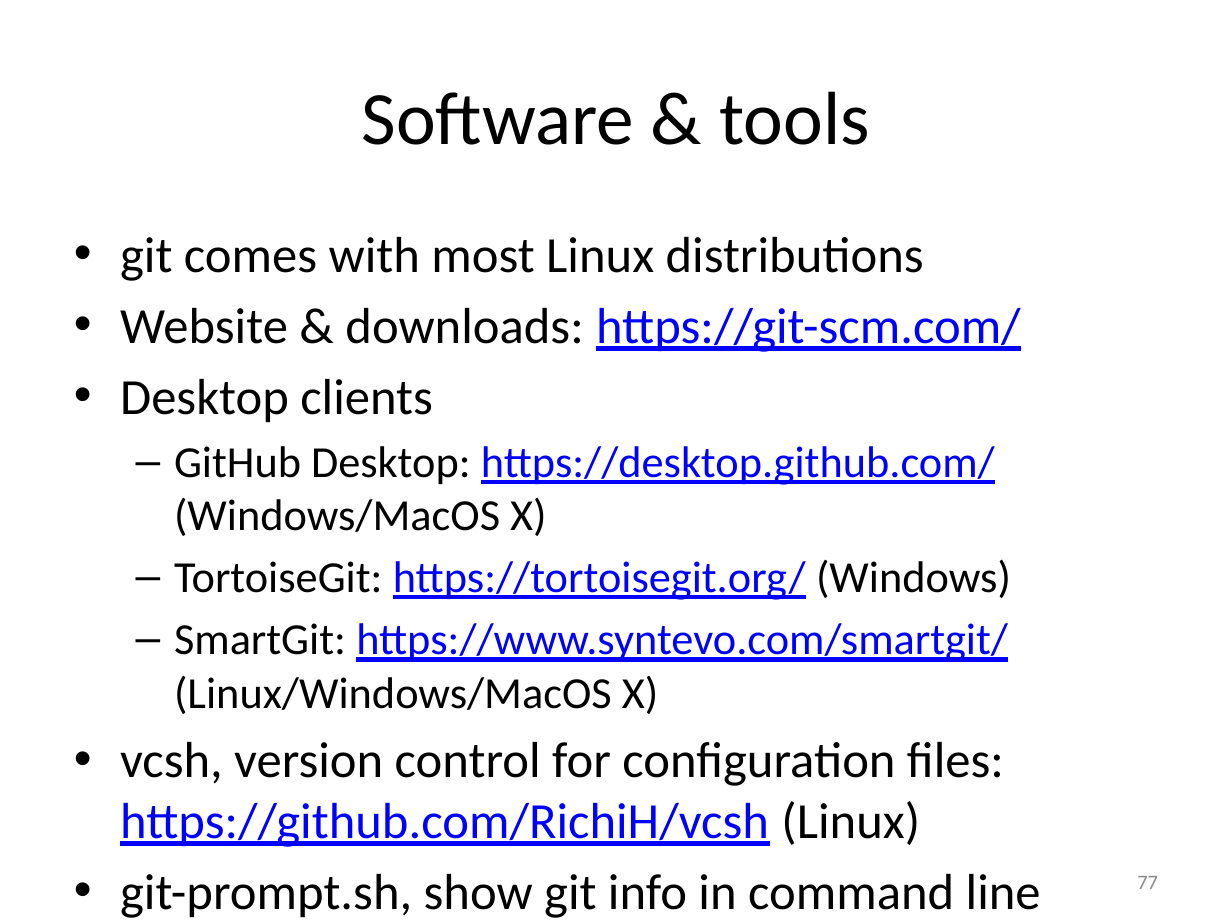
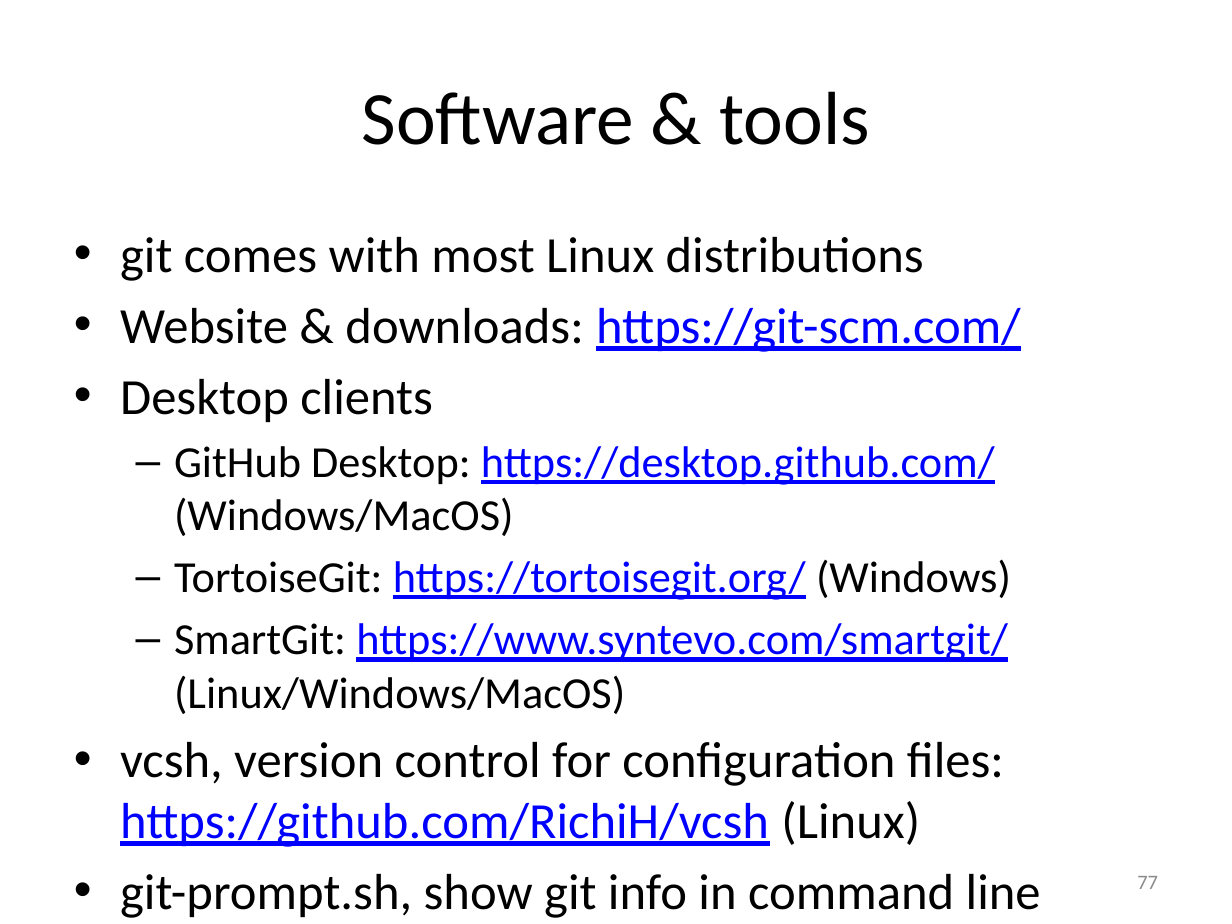
Before and after one commit to gjbex/Version-control-with-git, a slide deck: slide 77 of version_control_git.pptx. Drawn at 1232x924 pixels with LibreOffice and Linux fonts; fonts in the diff are those of the drawing. Boxes give left, top, right and bottom in pixels: in the first picture for what was removed or moved away, otherwise in the second. Text is boxed around its words. In the diff, an @@ line names an element or a change of style, - is before the commit and + after.

Commit message:
Fix MacOS name
Drop X from MacOS X

```diff
--- a/version_control_git.pptx
+++ b/version_control_git.pptx
@@ text at [174, 446, 995, 536]: text changed @@
-  – GitHub Desktop: https://desktop.github.com/ (Windows/MacOS X)
+  – GitHub Desktop: https://desktop.github.com/ (Windows/MacOS)
@@ text at [174, 623, 1008, 714]: text changed @@
-  – SmartGit: https://www.syntevo.com/smartgit/ (Linux/Windows/MacOS X)
+  – SmartGit: https://www.syntevo.com/smartgit/ (Linux/Windows/MacOS)
```
